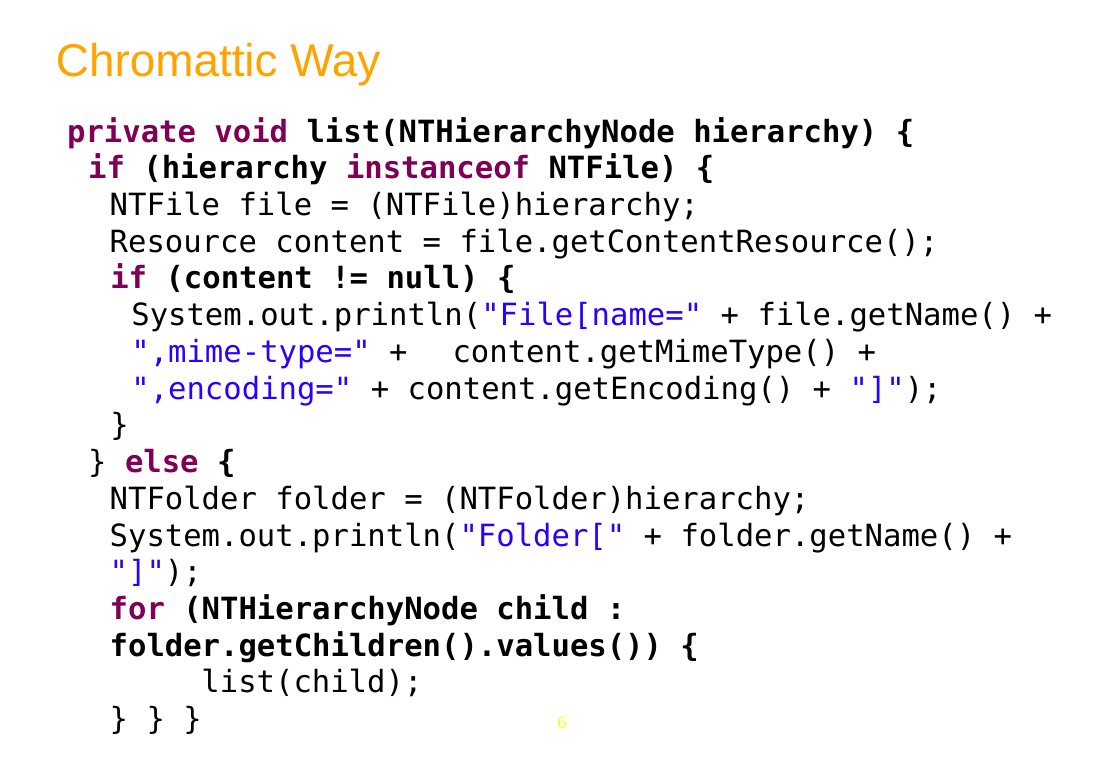
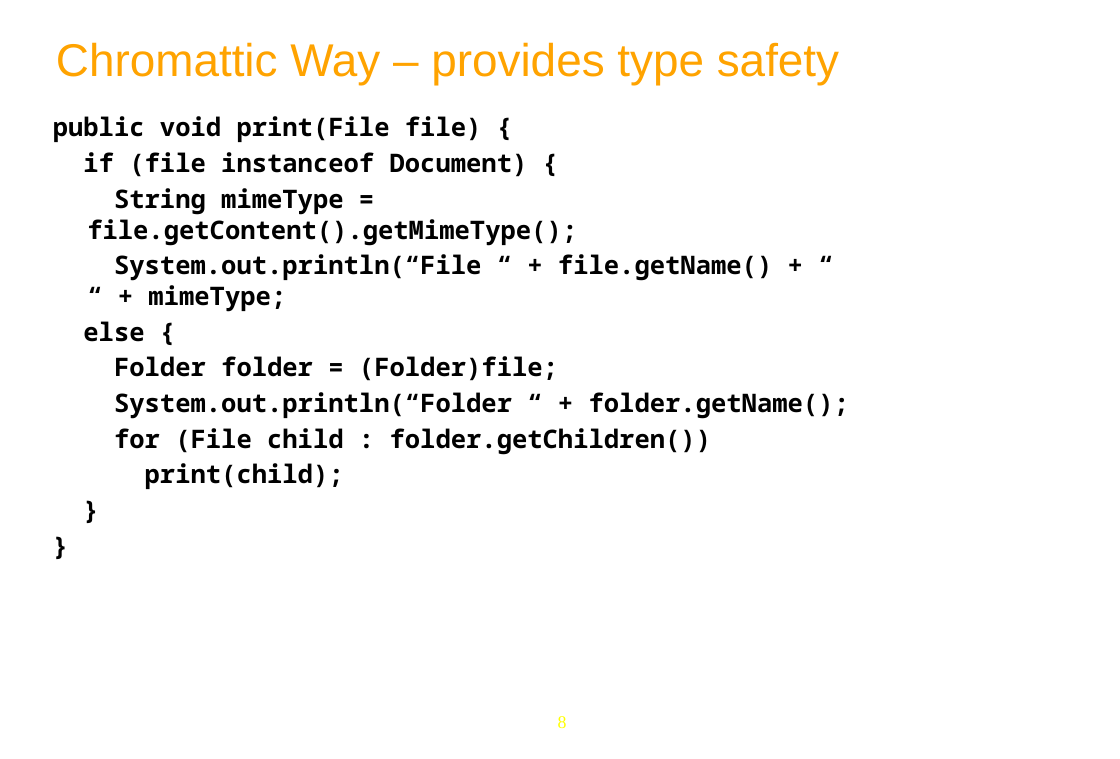
Before and after one commit to anhvurz90/training, a slide deck: slide 8 of slides/exo-developer/en/370-Chromattic-XDev-en.pptx (slide 6 before the commit). Drawn at 1120x759 pixels with LibreOffice and Linux fonts; fonts in the diff are those of the drawing; background and template pictures are left out. Boxes give left, top, right and bottom in pixels: in the first picture for what was removed or moved away, otherwise in the second. Text is boxed around its words. In the diff, an @@ line names an element or a change of style, - is before the commit and + after.

Commit message:
CraTRCRT-18 Crash, Chromattic update

```diff
--- a/slides/exo-developer/en/370-Chromattic-XDev-en.pptx
+++ b/slides/exo-developer/en/370-Chromattic-XDev-en.pptx
@@ text at (x1=56, y1=42, x2=839, y2=85): text changed @@
-Chromattic Way
+Chromattic Way – provides type safety
@@ text "public void print(File file) {" moved from (x1=67, y1=117, x2=1016, y2=663) to (x1=53, y1=116, x2=849, y2=489) @@
@@ text "public void print(File file) {" at (x1=53, y1=116, x2=849, y2=489): size 24 to 20 pt, font DejaVu Sans Mono to Noto Sans Mono, bold on in "}"; list level 3 to 1 in "}" @@
@@ text at (x1=53, y1=116, x2=849, y2=489): text changed; size 24 to 20 pt; font DejaVu Sans Mono to Noto Sans Mono; bold on @@
-private void list(NTHierarchyNode hierarchy) {
-  if (hierarchy instanceof NTFile) {
-  NTFile file = (NTFile)hierarchy;
-  Resource content = file.getContentResource();
-    if (content != null) {
-    System.out.println("File[name=" + file.getName() + ",mime-type=" + content.getMimeType() +
-    ",encoding=" + content.getEncoding() + "]");
+public void print(File file) {
+if (file instanceof Document) {
+String mimeType = file.getContent().getMimeType();
+System.out.println(“File “ + file.getName() + “ “ + mimeType;
+else {
+Folder folder = (Folder)file;
+System.out.println(“Folder “ + folder.getName();
+for (File child : folder.getChildren())
+print(child);
@@ text at (x1=110, y1=448, x2=976, y2=663): text changed; size 24 to 20 pt; font DejaVu Sans Mono to Noto Sans Mono; bold on @@
-  } else {
-  NTFolder folder = (NTFolder)hierarchy;
-  System.out.println("Folder[" + folder.getName() + "]");
-  for (NTHierarchyNode child : folder.getChildren().values()) {
-  list(child);
-  } } }
+}
@@ page number at (x1=558, y1=716, x2=567, y2=728): text changed @@
-6
+8
```
Also in this commit, not shown: 9 other slides changed, 15 slides added, 3 slides removed, 1 other file.
